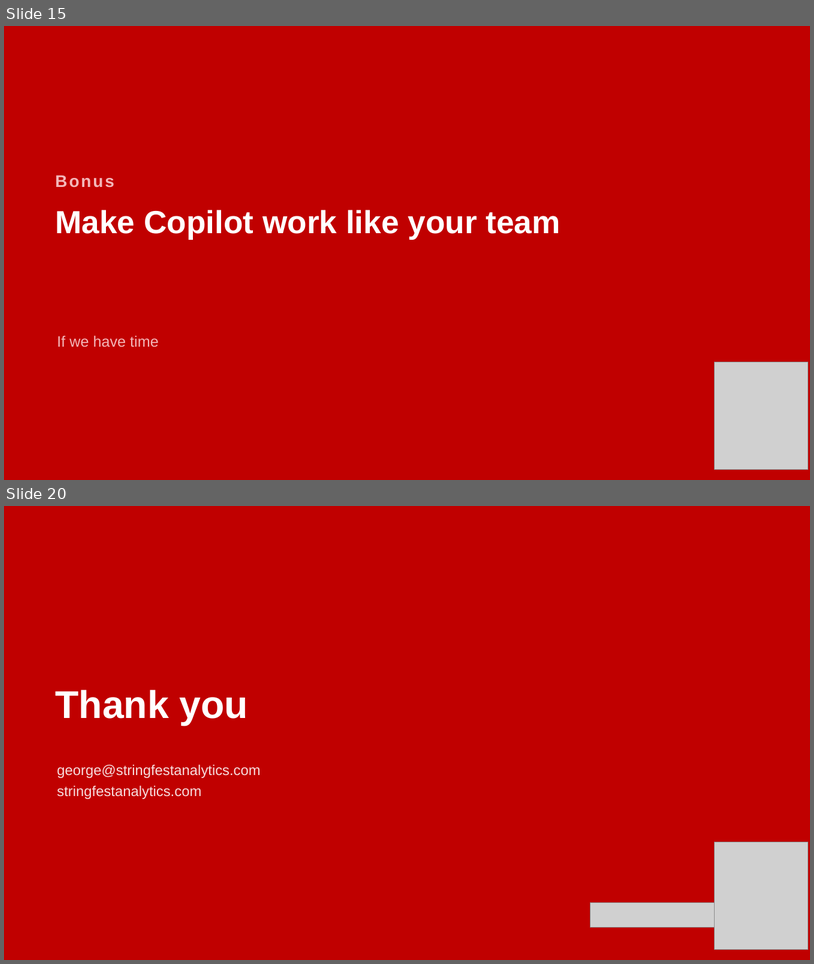
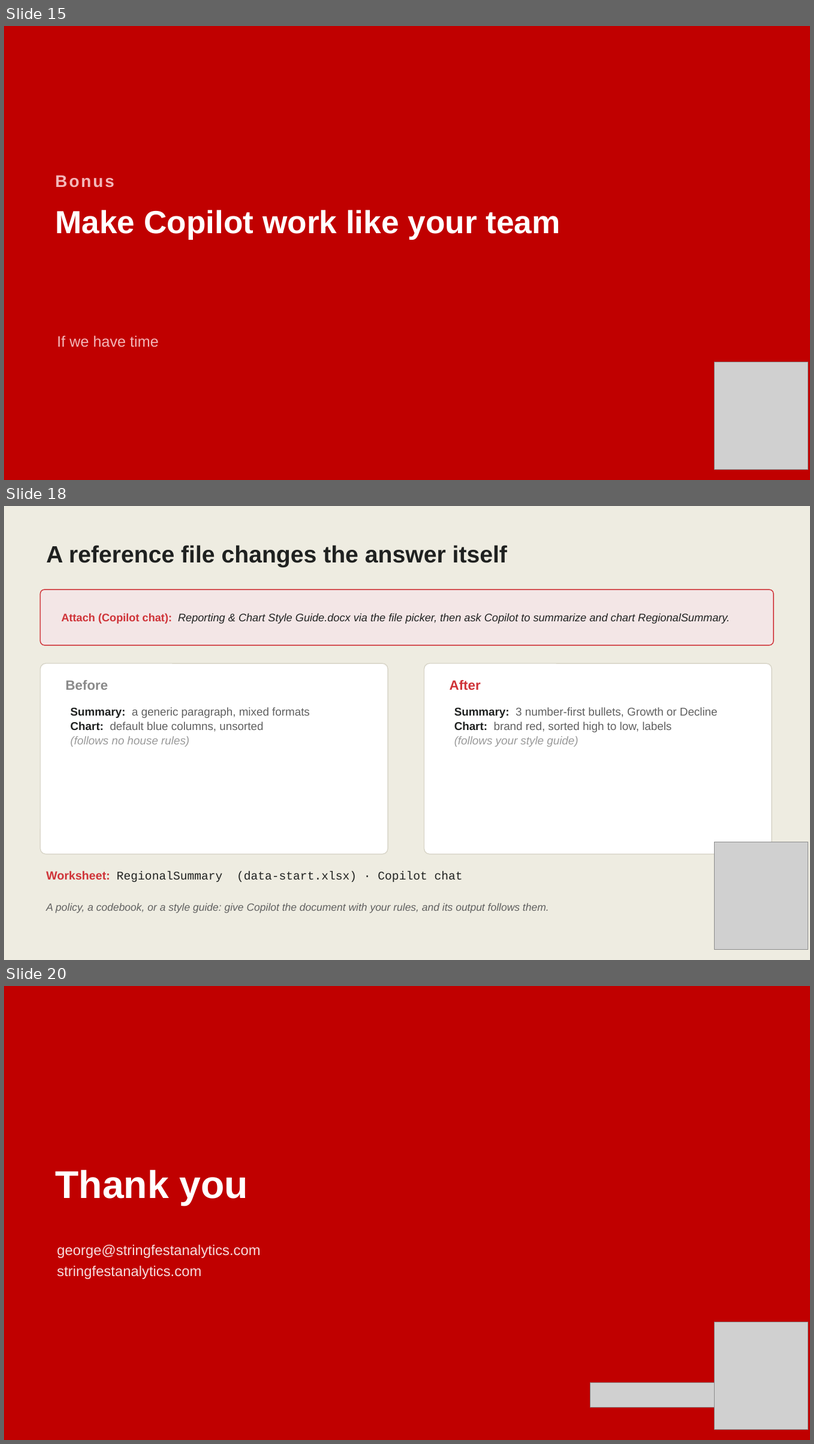
Before and after one commit to stringfestdata/iofm-august-2026, a slide deck: AI-in-Excel-for-Finance-IOFM.pptx. Shown one above the other, each under a label of ours: slides 15 and 20 before the commit, slides 15, 18 and 20 after it; the slides between them are not shown. The pictures are 814x964 and 814x1444 pixels, drawn with LibreOffice and Linux fonts; fonts in the diff are those of the drawing; grey boxes stand for pictures. Boxes give left, top, right and bottom in pixels: in the first picture for what was removed or moved away, otherwise in the second. Text is boxed around its words. In the diff, an @@ line names an element or a change of style, - is before the commit and + after.

```diff
--- a/AI-in-Excel-for-Finance-IOFM.pptx
+++ b/AI-in-Excel-for-Finance-IOFM.pptx
@@ slide 18 added at box(4, 506, 810, 960), background #EEECE1 @@
@@ text added at box(46, 545, 507, 567), 28 pt, text #1F2120, bold @@
+A reference file changes the answer itself
@@ rounded rectangle added at box(40, 589, 774, 645), fill #F3E6E6, outline #CF3338 1 pt @@
@@ text added at box(62, 613, 730, 624), 13 pt, text #1F2120, italic @@
+Attach (Copilot chat): Reporting & Chart Style Guide.docx via the file picker, then ask Copilot to summarize and chart RegionalSummary.
@@ rounded rectangle added at box(40, 663, 388, 854), fill #FFFFFF, outline #D8D5C8 1 pt @@
@@ rounded rectangle added at box(425, 663, 772, 854), fill #FFFFFF, outline #D8D5C8 1 pt @@
@@ text added at box(66, 680, 108, 690), 16 pt, text #8A8A8A, bold @@
+Before
@@ text added at box(450, 680, 481, 690), 16 pt, text #CF3338, bold @@
+After
@@ text added at box(71, 707, 310, 747), 13.5 pt, text #606060 @@
+Summary: a generic paragraph, mixed formats
+Chart: default blue columns, unsorted
+(follows no house rules)
@@ text added at box(455, 707, 718, 747), 13.5 pt, text #606060 @@
+Summary: 3 number-first bullets, Growth or Decline
+Chart: brand red, sorted high to low, labels
+(follows your style guide)
@@ picture added at box(715, 842, 809, 949) @@
@@ text added at box(46, 870, 463, 882), 14 pt, text #1F2120 @@
+Worksheet: RegionalSummary (data-start.xlsx) · Copilot chat
@@ text added at box(46, 903, 549, 913), 12.5 pt, text #606060, italic @@
+A policy, a codebook, or a style guide: give Copilot the document with your rules, and its output follows them.
```
Also in this commit, not shown: 4 slides changed, 1 other slide added, 2 slides removed, 17 other files.
